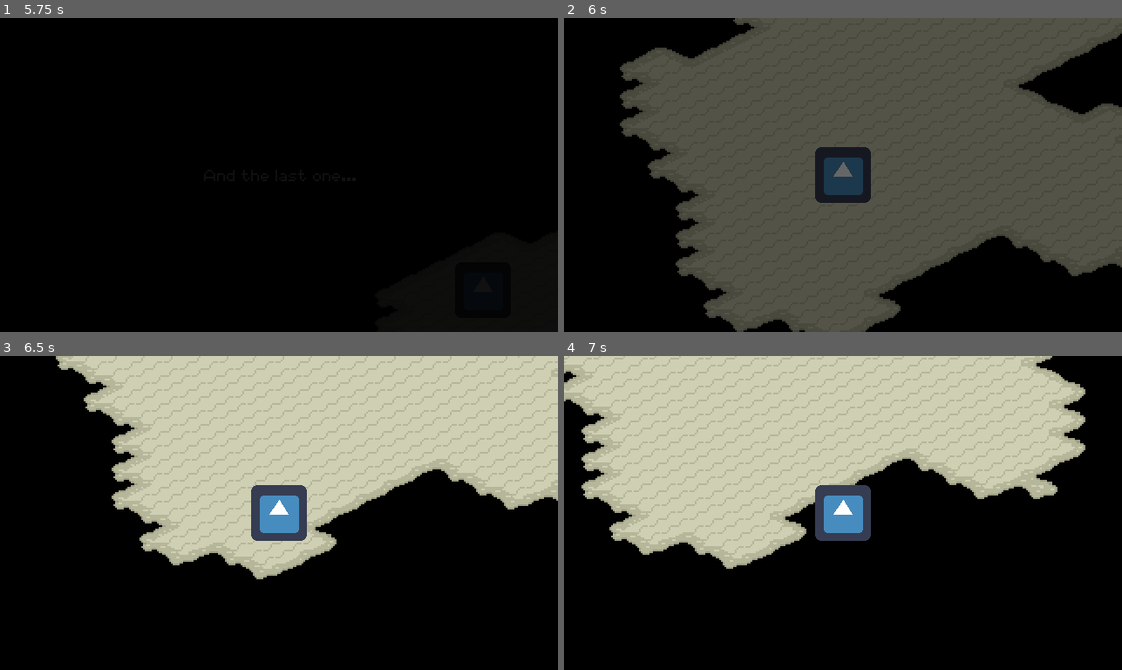
Above: before the commit, frames 1-4 (two rows, left to right).
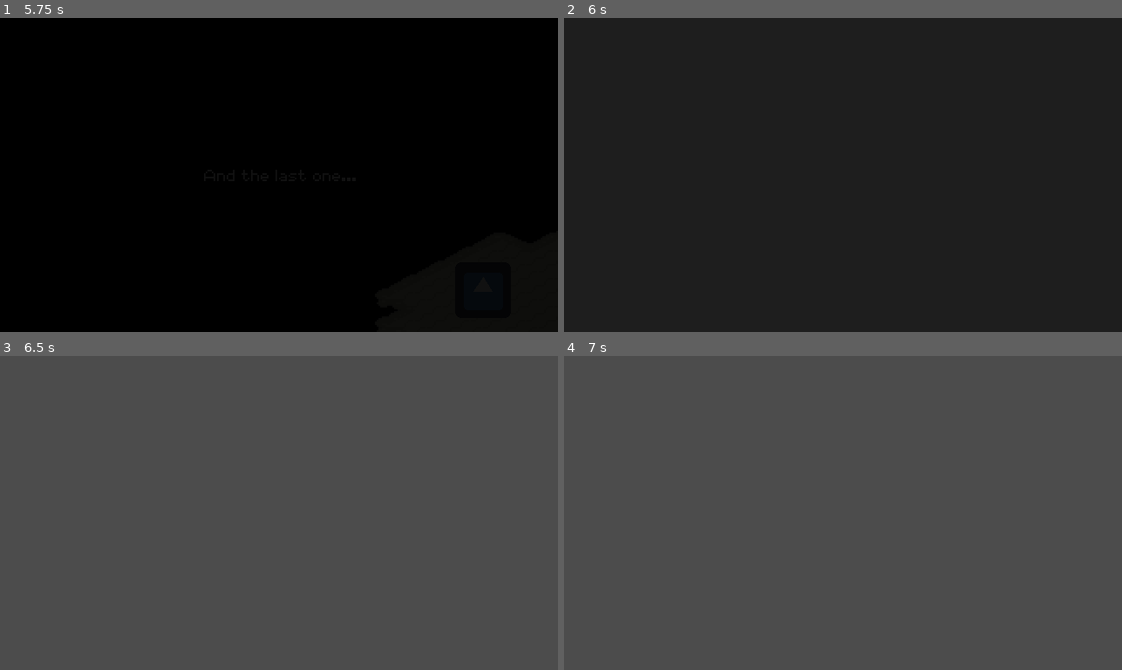
Above: after the commit, the same moments.

Repository: agustinoli/GodotWildJam49
Game: Godot game, scene res://LaunchScene/LaunchScene.tscn
Same seed, same stepped clock (60 frames per second), same inputs: the game is played once before the commit and once after it. The engine's default icon, where the game draws it, is replaced by a stand-in: a white triangle on a blue panel in a dark square. Sound files missing from this copy of the repository are replaced by a short silence.
Inputs (mouse positions are in pixels of both pictures, inside the frame that each line leads up to):
- Up to frame 1 (5.75 s): tap Enter at 0.5, 2 s; move the mouse to (401, 159) at 0.52 s; hold D (Right) 0.53-1.28 s; tap Space (Jump) at 0.77, 1.25, 1.52, 3.02, 4.52, 5, 5.27 s; move the mouse to (167, 190) at 1.27 s; hold S (Down) 1.28-2.03 s; move the mouse to (334, 105) at 2.02 s; hold D (Right) 2.03-2.78 s; move the mouse to (251, 237) at 2.77 s; hold W (Up) 2.78-3.5 s; click "New game" at 3.5 s; move the mouse to (446, 222) at 4.27 s; hold A (Left) from 4.28 s (still down); move the mouse to (111, 127) at 5.02 s
- Up to frame 2 (6 s): move the mouse to (870, 175) at 5.77 s; release A (Left) at 5.78 s; hold S (Down) from 5.78 s (still down)
- Up to frame 3 (6.5 s): keep holding S (Down)
- Up to frame 4 (7 s): move the mouse to (759, 434) at 6.52 s; release S (Down) at 6.53 s; hold D (Right) from 6.53 s (still down); tap Space (Jump) at 6.77 s

Frame 1 is identical in both runs. In frame 2, 99% of the frame differs, in the area x 0-100%, y 0-100%; in frame 3, 99%; in frame 4, 99%.

Commit message:
Rm player and grass collision

Diff:
--- a/Assets/Images/Tiles/FloorTiles.tres
+++ b/Assets/Images/Tiles/FloorTiles.tres
@@ -7,45 +7,6 @@
 
 [sub_resource type="ConvexPolygonShape2D" id=2]
 points = PoolVector2Array( 26.4795, 5.02001, 35.3946, 5.02001, 40.6273, 9.08995, 46.054, 11.2218, 48.7672, 12.7723, 48.5734, 17.8113, 41.5964, 23.6255, 31.3246, 24.9821, 21.6343, 23.2378, 15.6263, 18.7803, 14.0758, 15.098, 16.2077, 10.8342, 23.5724, 6.18285 )
-
-[sub_resource type="ConvexPolygonShape2D" id=15]
-points = PoolVector2Array( 15.8858, 0, 24.9947, 4.29788, 9.4902, 4.49168 )
-
-[sub_resource type="ConvexPolygonShape2D" id=16]
-points = PoolVector2Array( 0, 7.39879, 7.76783, 4.10408, 8.34925, 12.4378 )
-
-[sub_resource type="ConvexPolygonShape2D" id=17]
-points = PoolVector2Array( 24.0695, 11.6625, 24.2633, 2.74744, 31.8218, 7.20499 )
-
-[sub_resource type="ConvexPolygonShape2D" id=18]
-points = PoolVector2Array( 16.1234, 16, 0.231277, 6.51572, 7.98354, 2.83339, 16.511, 7.87236, 24.4571, 2.83339, 32, 6.70952 )
-
-[sub_resource type="ConvexPolygonShape2D" id=19]
-points = PoolVector2Array( 16.6829, 7.87236, 8.34925, 3.22099, 15.5201, 0, 32, 8.45378, 14.5511, 16, 8.34925, 11.7485 )
-
-[sub_resource type="ConvexPolygonShape2D" id=20]
-points = PoolVector2Array( 23.8319, 3.41479, 16.0796, 7.09712, 24.0257, 11.9423, 16.0796, 16, 0, 8.84138, 16.2734, 0 )
-
-[sub_resource type="ConvexPolygonShape2D" id=21]
-points = PoolVector2Array( 8.30545, 12.244, 8.11163, 4.10408, 25.1666, 3.52266, 25.748, 11.8563 )
-
-[sub_resource type="ConvexPolygonShape2D" id=22]
-points = PoolVector2Array( 15.8639, 0, 32, 7.89426, 24.3914, 11.9642, 8.11163, 3.63051 )
-
-[sub_resource type="ConvexPolygonShape2D" id=23]
-points = PoolVector2Array( 23.6381, 3.63051, 8.32735, 12.158, 0, 7.11903, 15.692, 0 )
-
-[sub_resource type="ConvexPolygonShape2D" id=24]
-points = PoolVector2Array( 0.209373, 7.70045, 7.38023, 2.85529, 23.66, 12.158, 14.1635, 16 )
-
-[sub_resource type="ConvexPolygonShape2D" id=25]
-points = PoolVector2Array( 32, 7.31284, 14.7668, 15.2589, 8.37115, 11.3828, 24.4571, 3.63051 )
-
-[sub_resource type="ConvexPolygonShape2D" id=26]
-points = PoolVector2Array( 7.83021, 11.0811, 22.9471, 11.6625, 16.3577, 16 )
-
-[sub_resource type="ConvexPolygonShape2D" id=27]
-points = PoolVector2Array( 8.21782, 11.7485, 0, 7.09714, 16.1639, 0, 32, 6.51572, 23.7224, 12.1361, 15.9701, 7.09714 )
 
 [sub_resource type="ConvexPolygonShape2D" id=4]
 points = PoolVector2Array( 9.72781, 12.6754, 26.7828, 3.56647, 32, 7.83022, 15.3482, 16 )
@@ -151,88 +112,9 @@
 4/navigation_offset = Vector2( 0, 0 )
 4/shape_offset = Vector2( 0, 0 )
 4/shape_transform = Transform2D( 1, 0, 0, 1, 0, 0 )
-4/shape = SubResource( 15 )
 4/shape_one_way = false
-4/shape_one_way_margin = 1.0
-4/shapes = [ {
-"autotile_coord": Vector2( 3, 1 ),
-"one_way": false,
-"one_way_margin": 1.0,
-"shape": SubResource( 15 ),
-"shape_transform": Transform2D( 1, 0, 0, 1, 0, 0 )
-}, {
-"autotile_coord": Vector2( 2, 1 ),
-"one_way": false,
-"one_way_margin": 1.0,
-"shape": SubResource( 16 ),
-"shape_transform": Transform2D( 1, 0, 0, 1, 0, 0 )
-}, {
-"autotile_coord": Vector2( 1, 1 ),
-"one_way": false,
-"one_way_margin": 1.0,
-"shape": SubResource( 17 ),
-"shape_transform": Transform2D( 1, 0, 0, 1, 0, 0 )
-}, {
-"autotile_coord": Vector2( 1, 2 ),
-"one_way": false,
-"one_way_margin": 1.0,
-"shape": SubResource( 18 ),
-"shape_transform": Transform2D( 1, 0, 0, 1, 0, 0 )
-}, {
-"autotile_coord": Vector2( 2, 2 ),
-"one_way": false,
-"one_way_margin": 1.0,
-"shape": SubResource( 19 ),
-"shape_transform": Transform2D( 1, 0, 0, 1, 0, 0 )
-}, {
-"autotile_coord": Vector2( 3, 2 ),
-"one_way": false,
-"one_way_margin": 1.0,
-"shape": SubResource( 20 ),
-"shape_transform": Transform2D( 1, 0, 0, 1, 0, 0 )
-}, {
-"autotile_coord": Vector2( 4, 1 ),
-"one_way": false,
-"one_way_margin": 1.0,
-"shape": SubResource( 21 ),
-"shape_transform": Transform2D( 1, 0, 0, 1, 0, 0 )
-}, {
-"autotile_coord": Vector2( 4, 0 ),
-"one_way": false,
-"one_way_margin": 1.0,
-"shape": SubResource( 22 ),
-"shape_transform": Transform2D( 1, 0, 0, 1, 0, 0 )
-}, {
-"autotile_coord": Vector2( 3, 0 ),
-"one_way": false,
-"one_way_margin": 1.0,
-"shape": SubResource( 23 ),
-"shape_transform": Transform2D( 1, 0, 0, 1, 0, 0 )
-}, {
-"autotile_coord": Vector2( 2, 0 ),
-"one_way": false,
-"one_way_margin": 1.0,
-"shape": SubResource( 24 ),
-"shape_transform": Transform2D( 1, 0, 0, 1, 0, 0 )
-}, {
-"autotile_coord": Vector2( 1, 0 ),
-"one_way": false,
-"one_way_margin": 1.0,
-"shape": SubResource( 25 ),
-"shape_transform": Transform2D( 1, 0, 0, 1, 0, 0 )
-}, {
-"autotile_coord": Vector2( 0, 1 ),
-"one_way": false,
-"one_way_margin": 1.0,
-"shape": SubResource( 26 ),
-"shape_transform": Transform2D( 1, 0, 0, 1, 0, 0 )
-}, {
-"autotile_coord": Vector2( 0, 2 ),
-"one_way": false,
-"one_way_margin": 1.0,
-"shape": SubResource( 27 ),
-"shape_transform": Transform2D( 1, 0, 0, 1, 0, 0 )
-} ]
+4/shape_one_way_margin = 0.0
+4/shapes = [  ]
 4/z_index = 0
 5/name = "IsometricTemplate993.png 5"
 5/texture = ExtResource( 1 )
--- a/Level/Level.tscn
+++ b/Level/Level.tscn
@@ -1,8 +1,6 @@
-[gd_scene load_steps=4 format=2]
+[gd_scene load_steps=2 format=2]
 
 [ext_resource path="res://Assets/Images/Tiles/FloorTiles.tres" type="TileSet" id=1]
-[ext_resource path="res://Level/Player.gd" type="Script" id=2]
-[ext_resource path="res://icon.png" type="Texture" id=3]
 
 [node name="Level" type="Node2D"]
 
@@ -27,14 +25,3 @@
 cell_size = Vector2( 32, 16 )
 format = 1
 tile_data = PoolIntArray( -4980529, 4, 65536, -4980528, 4, 65538, -4914993, 4, 1, -4914992, 4, 131075, -4914991, 4, 2,  …(56923 unchanged characters)…
-
-[node name="Player" type="KinematicBody2D" parent="."]
-position = Vector2( 2037, 2211 )
-scale = Vector2( 0.5, 0.5 )
-script = ExtResource( 2 )
-
-[node name="Camera2D" type="Camera2D" parent="Player"]
-current = true
-
-[node name="Sprite" type="Sprite" parent="Player"]
-texture = ExtResource( 3 )
--- a/Level/Player.gd
+++ /dev/null
@@ -1,23 +0,0 @@
-extends KinematicBody2D
-
-
-func _ready():
-	pass # Replace with function body.
-
-
-func _physics_process(_delta: float) -> void:
-	var move_direction = Vector2()
-
-	var LEFT = Input.is_action_pressed("Left")
-	var RIGHT = Input.is_action_pressed("Right")
-	var UP = Input.is_action_pressed("Up")
-	var DOWN = Input.is_action_pressed("Down")
-
-	move_direction.x = int(RIGHT) - int(LEFT)
-	move_direction.y = int(DOWN) - int(UP)
-
-	# Si va en diagonal, velocidad vertical disminuida
-	if move_direction.x != 0 and move_direction.y != 0:
-		move_direction.y /= 2
-
-	move_and_collide(move_direction * 2)
Not shown: 1 places in Assets/Images/Tiles/FloorTiles.tres that only renumber resources
